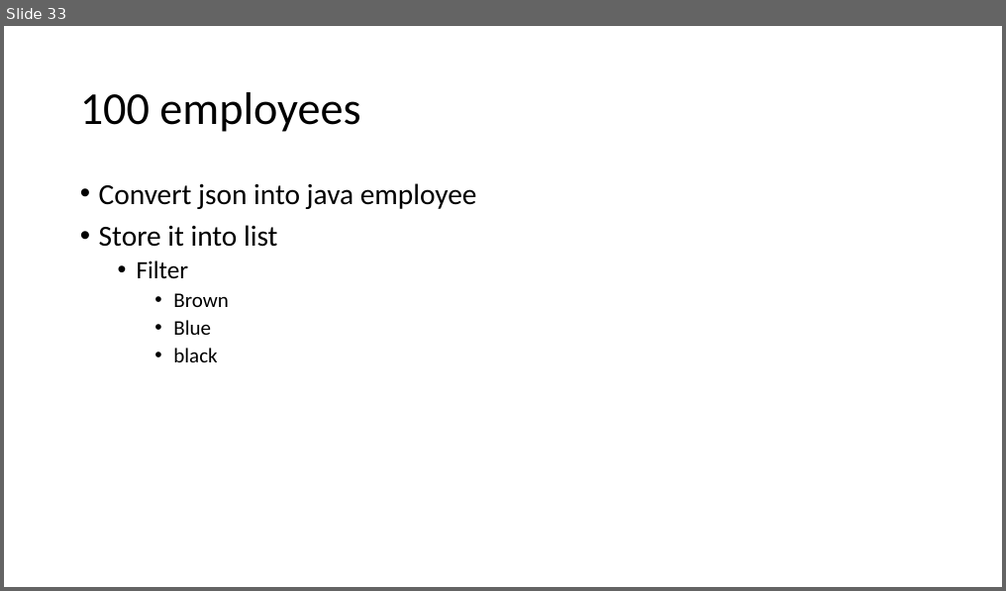
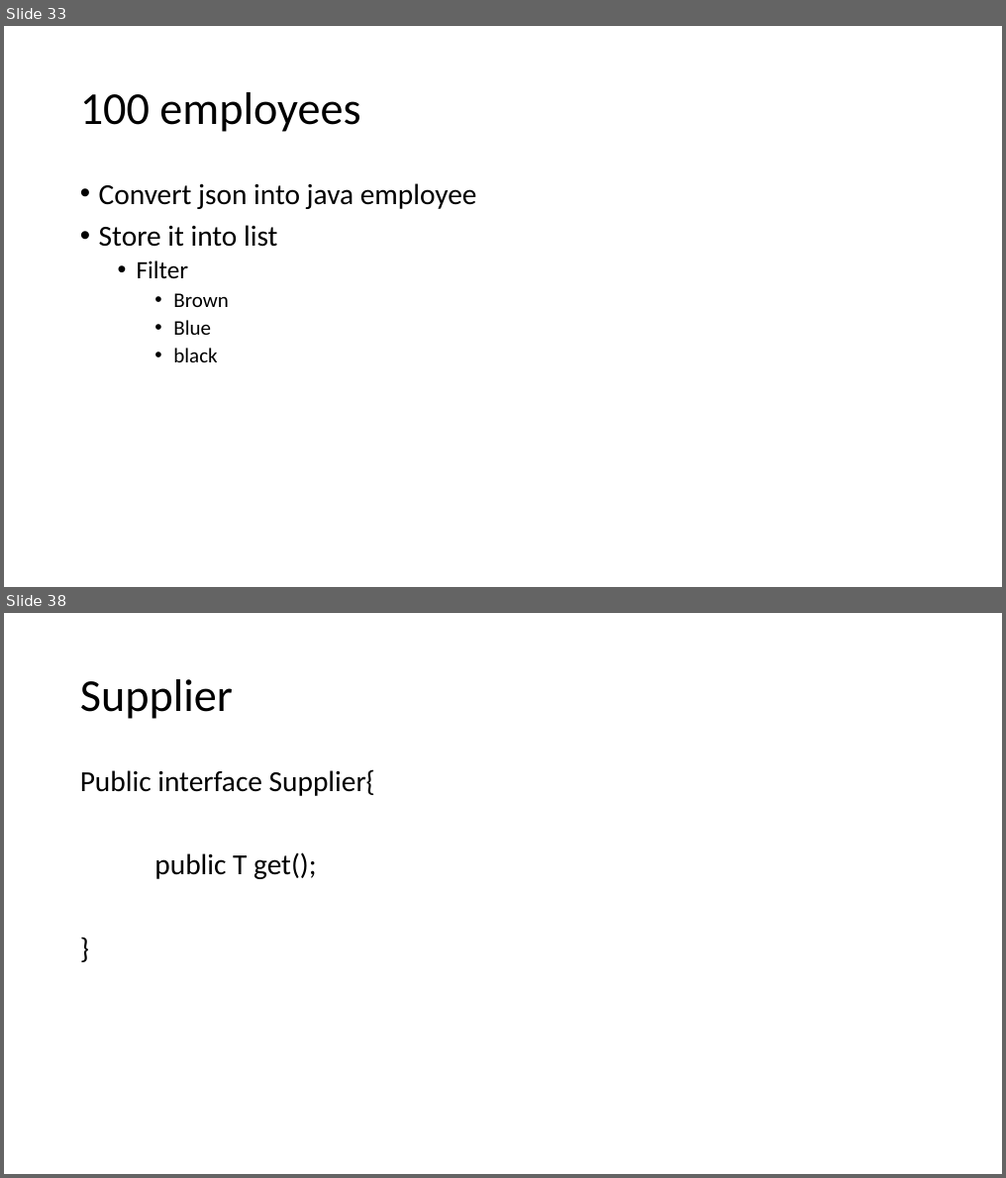
Before and after one commit to caprepo/java8, a slide deck: Java8.pptx. Shown one above the other, each under a label of ours: slide 33 before the commit, slides 33 and 38 after it; the slides between them are not shown. The pictures are 1006x591 and 1006x1178 pixels, drawn with LibreOffice and Linux fonts; fonts in the diff are those of the drawing. Boxes give left, top, right and bottom in pixels: in the first picture for what was removed or moved away, otherwise in the second. Text is boxed around its words. In the diff, an @@ line names an element or a change of style, - is before the commit and + after.

```diff
--- a/Java8.pptx
+++ b/Java8.pptx
@@ slide 38 added at bbox=[4, 613, 1002, 1174], background #FFFFFF @@
@@ title added at bbox=[80, 679, 233, 719], 44 pt, text #000000 @@
+Supplier
@@ text added at bbox=[80, 769, 375, 879], 28 pt, text #000000 @@
+Public interface Supplier{
+public T get();
+}
```
Also in this commit, not shown: 1 slide changed, 11 other slides added, 1 other file.
